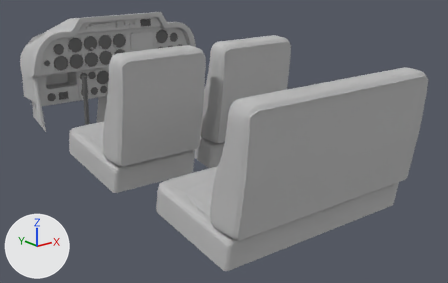
A saved change to the FBX model Unity_PlanePreFlightCheck/Assets/_/ART/3D/3DModels/Plane/3D_Robin_DR400_Int.fbx.
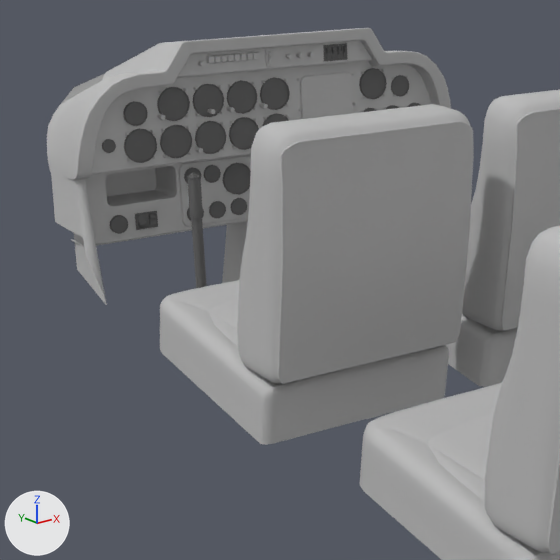
There are two pictures of each version: one whole from a 50 mm camera at (-1.747, -1.848, 1.904) aimed at (0.095, 0.455, 0.983), one close up on the part from 0% to 54% of the width and 0% to 86% of the height. Every picture has the same lights, and +X, +Y and +Z are marked at lower left. The older version's two pictures come first. Where no turn or scale is listed for an object, it has been applied to the vertices.

Names of what the first close-up shows: 'MSH_ROBIN_Button_02', 'MSH_ROBIN_Button_03', 'MSH_ROBIN_Button_05', 'MSH_ROBIN_Button_06', 'MSH_ROBIN_Button_07', 'MSH_ROBIN_Button_08', 'MSH_ROBIN_Cockpit', 'MSH_ROBIN_Instruments', 'MSH_ROBIN_Stick_01'.
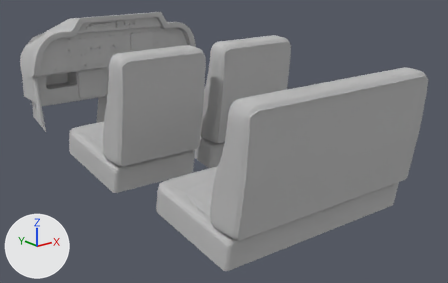
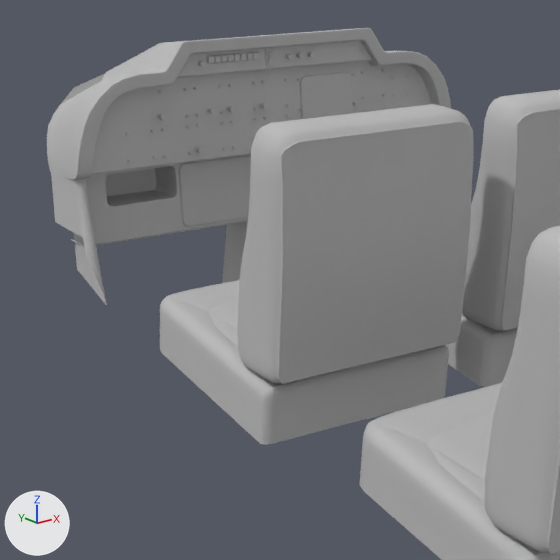
Location of each change, [x1, y1, x2, y2] in pixels of the close-ups (560 x 560 px):
'MSH_ROBIN_Instruments', deleted: before [102, 68, 421, 234]
'MSH_ROBIN_Stick_01', deleted: before [187, 173, 207, 288]
'MSH_ROBIN_Button_03', deleted: before [135, 212, 147, 230]
'MSH_ROBIN_Button_02', deleted: before [146, 211, 158, 228]
'MSH_ROBIN_Button_05', deleted: before [323, 45, 330, 61]
'MSH_ROBIN_Button_07', deleted: before [335, 44, 342, 60]
'MSH_ROBIN_Button_08', deleted: before [341, 43, 348, 60]

What changed in the scene script:
```text
Remove ob_msh_robin_button_08:
    ob_msh_robin_button_08 = bpy.data.objects.new('MSH_ROBIN_Button_08', me_mesh_011)
    ob_msh_robin_button_08.location = (0.19, 1.266, 1.489)
Remove ob_msh_robin_button_05:
    ob_msh_robin_button_05 = bpy.data.objects.new('MSH_ROBIN_Button_05', me_mesh_008)
    ob_msh_robin_button_05.location = (0.139, 1.266, 1.489)
Remove ob_msh_robin_button_02:
    ob_msh_robin_button_02 = bpy.data.objects.new('MSH_ROBIN_Button_02', me_mesh_005)
    ob_msh_robin_button_02.location = (-0.321, 1.344, 1.117)
Remove ob_msh_robin_button_07:
    ob_msh_robin_button_07 = bpy.data.objects.new('MSH_ROBIN_Button_07', me_mesh_010)
    ob_msh_robin_button_07.location = (0.173, 1.266, 1.489)
Remove ob_msh_robin_button_06:
    ob_msh_robin_button_06 = bpy.data.objects.new('MSH_ROBIN_Button_06', me_mesh_009)
    ob_msh_robin_button_06.location = (0.156, 1.266, 1.489)
Remove ob_msh_robin_instruments:
    ob_msh_robin_instruments = bpy.data.objects.new('MSH_ROBIN_Instruments', me_mesh_001)
    ob_msh_robin_instruments.location = (0.0, 0.0, 0.0)
Remove ob_msh_robin_stick_01:
    ob_msh_robin_stick_01 = bpy.data.objects.new('MSH_ROBIN_Stick_01', me_mesh_002)
    ob_msh_robin_stick_01.location = (0.0, 0.0, 0.0)
Remove ob_msh_robin_button_03:
    ob_msh_robin_button_03 = bpy.data.objects.new('MSH_ROBIN_Button_03', me_mesh_006)
    ob_msh_robin_button_03.location = (-0.349, 1.344, 1.117)
```
